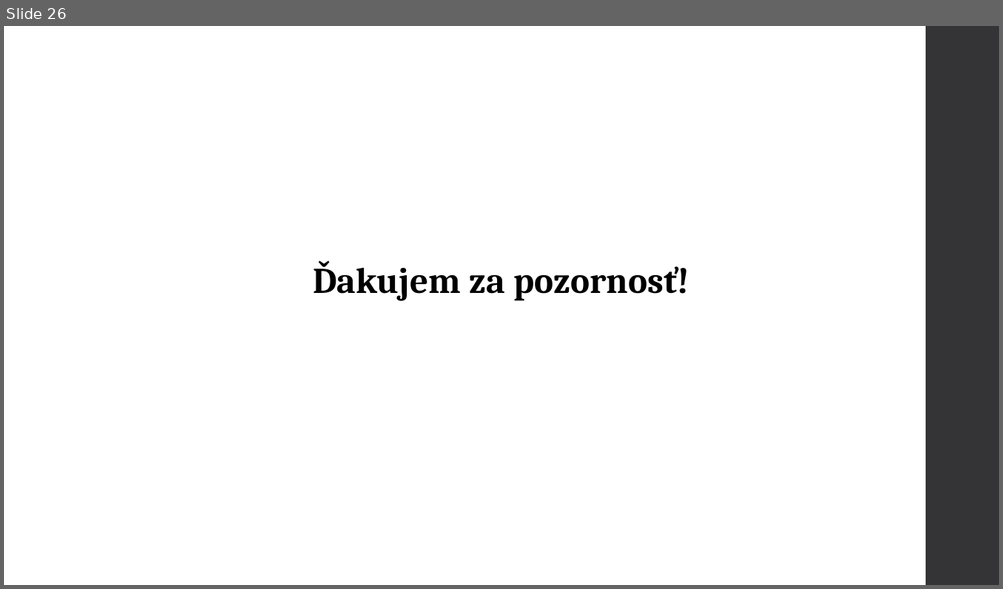
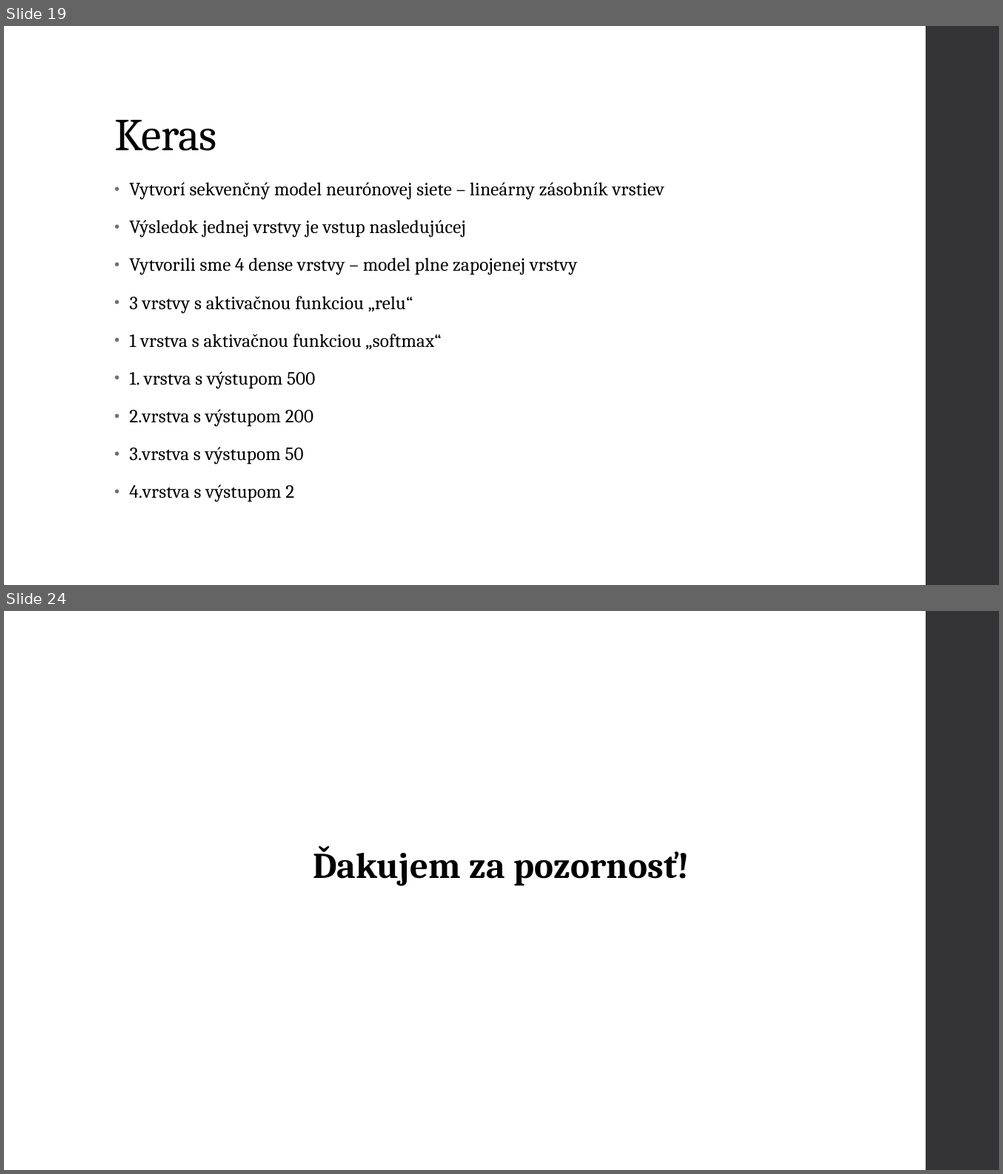
Before and after one commit to mvanko/Vanko_Martin_NS2021, a slide deck: Vanko Martin Predikcia zlyhania srdca.pptx. Shown one above the other, each under a label of ours: slide 26 before the commit, slides 19 and 24 after it; the slides between them are not shown. The pictures are 1003x589 and 1003x1174 pixels, drawn with LibreOffice and Linux fonts; fonts in the diff are those of the drawing. Boxes give left, top, right and bottom in pixels: in the first picture for what was removed or moved away, otherwise in the second. Text is boxed around its words. In the diff, an @@ line names an element or a change of style, - is before the commit and + after.

```diff
--- a/Vanko Martin Predikcia zlyhania srdca.pptx
+++ b/Vanko Martin Predikcia zlyhania srdca.pptx
@@ slide 19 added at <box>4,26,999,585</box>, background #FFFFFF; not listed: 1 template element that a slide beside it also shows @@
@@ title added at <box>114,120,216,151</box>, 44 pt, text #000000 @@
+Keras
@@ text added at <box>129,182,664,503</box>, 18 pt, text #000000 @@
+• Vytvorí sekvenčný model neurónovej siete – lineárny zásobník vrstiev
+• Výsledok jednej vrstvy je vstup nasledujúcej
+• Vytvorili sme 4 dense vrstvy – model plne zapojenej vrstvy
+• 3 vrstvy s aktivačnou funkciou „relu“
+• 1 vrstva s aktivačnou funkciou „softmax“
+• 1. vrstva s výstupom 500
+• 2.vrstva s výstupom 200
+• 3.vrstva s výstupom 50
+• 4.vrstva s výstupom 2
@@ what was slide 26 is now slide 24 @@
```
Also in this commit, not shown: 12 slides changed, 9 other slides added, 12 slides removed, 1 other file.
